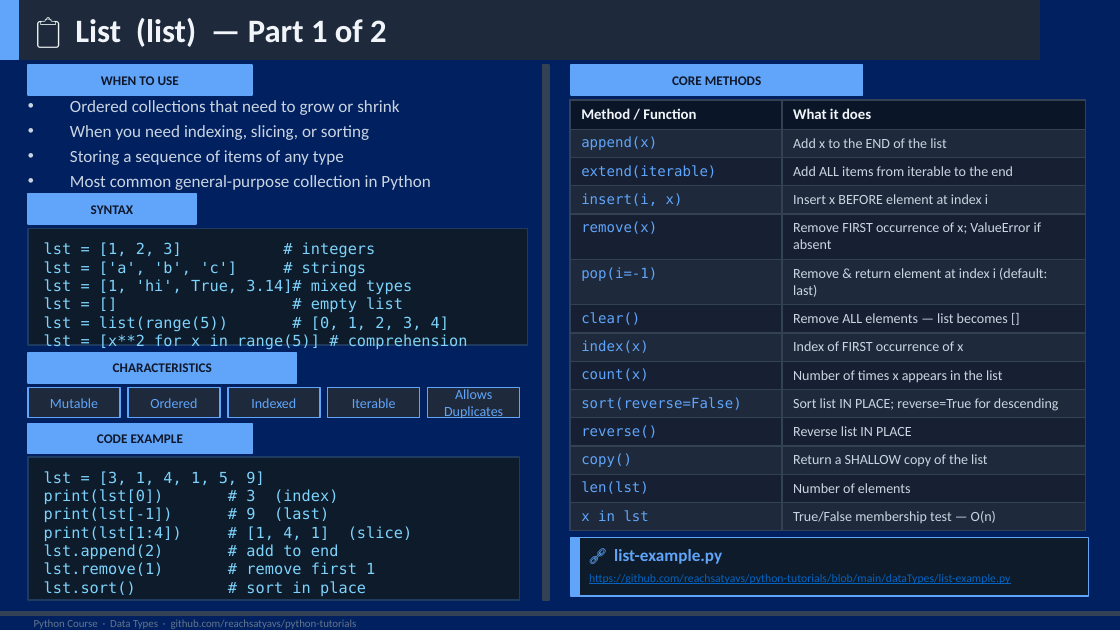
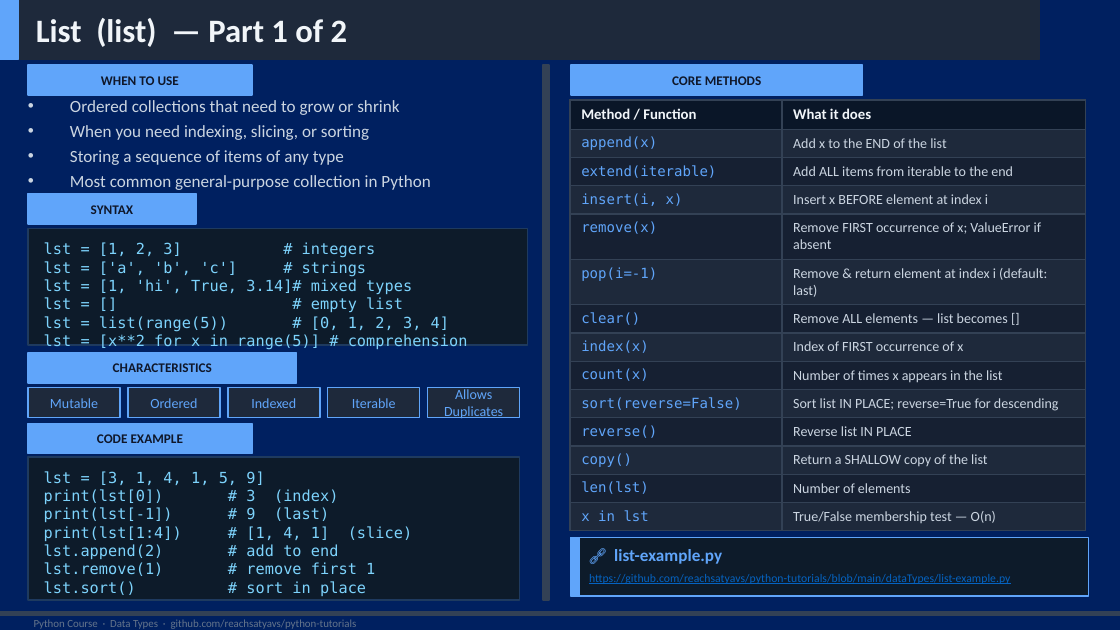
Before and after one commit to reachsatyavs/python-tutorials, a slide deck: slide 12 of dataTypes/PythonVariablesAndDataTypes.pptx. Drawn at 1120x630 pixels with LibreOffice and Linux fonts; fonts in the diff are those of the drawing. Boxes give left, top, right and bottom in pixels: in the first picture for what was removed or moved away, otherwise in the second. Text is boxed around its words. In the diff, an @@ line names an element or a change of style, - is before the commit and + after.

```diff
--- a/dataTypes/PythonVariablesAndDataTypes.pptx
+++ b/dataTypes/PythonVariablesAndDataTypes.pptx
@@ text at [36, 18, 348, 47]: text changed @@
-📋 List (list) — Part 1 of 2
+List (list) — Part 1 of 2
```
Also in this commit, not shown: 10 other slides changed, 2 slides added, 1 other file.
